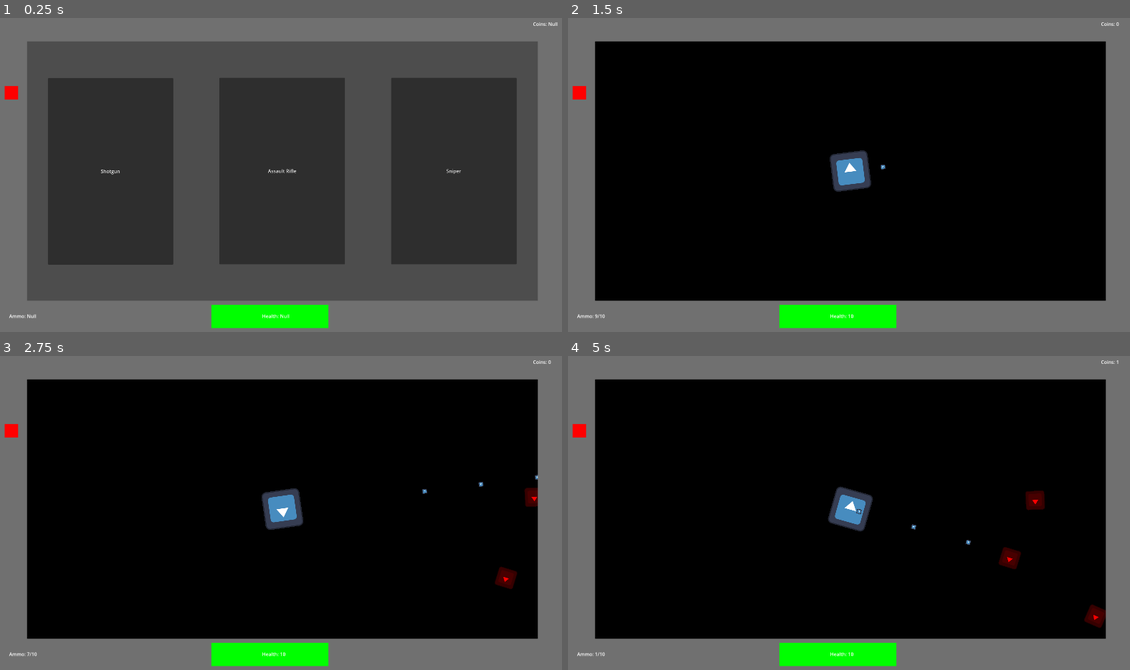
Above: before the commit, frames 1-4 (two rows, left to right).
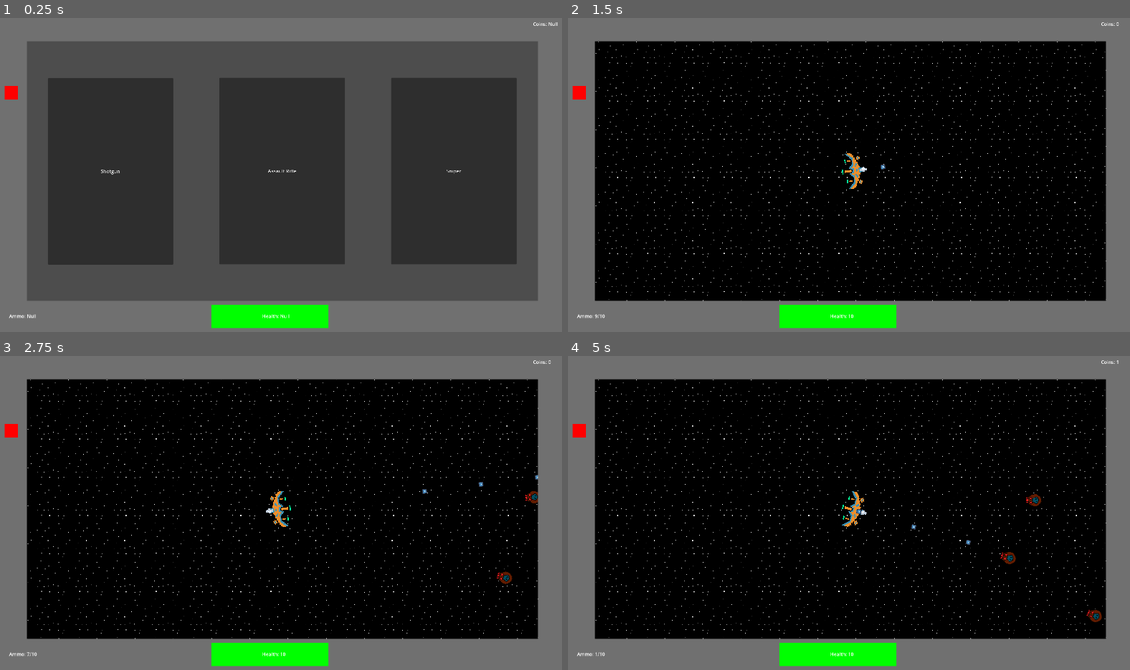
Above: after the commit, the same moments.

Repository: papaya19/One-Trick-Pony
Game: Godot game, scene res://Scenes/start.tscn
Same seed, same stepped clock (60 frames per second), same inputs: the game is played once before the commit and once after it. The engine's default icon, where the game draws it, is replaced by a stand-in: a white triangle on a blue panel in a dark square.
Inputs (mouse positions are in pixels of both pictures, inside the frame that each line leads up to):
- Up to frame 1 (0.25 s): no input
- Up to frame 2 (1.5 s): click "Shotgun" at 0.5 s; tap Enter at 1.25 s; move the mouse to (978, 156) at 1.27 s; press the mouse at (978, 156) at 1.28 s
- Up to frame 3 (2.75 s): move the mouse to (168, 525) at 2.02 s; release the mouse at (168, 525) at 2.03 s; click (168, 525) at 2.1 s
- Up to frame 4 (5 s): move the mouse to (905, 437) at 2.77 s; press the mouse at (905, 437) at 2.78 s; move the mouse to (820, 572) at 3.52 s; release the mouse at (820, 572) at 3.53 s; click (820, 572) at 3.6 s; move the mouse to (1023, 556) at 4.27 s; press the mouse at (1023, 556) at 4.28 s; right-click (1023, 556) at 4.9 s

The runs differ from the first frame. In frame 1, less than 0.1% of the frame differs, in the area x 1-98%, y 1-96%; in frame 2, 1.7%; in frame 3, 2.0%; in frame 4, 2.3%.

Commit message:
Added textures to some stuff

Diff:
--- a/Godot Project Files/Scenes/bullet.tscn
+++ b/Godot Project Files/Scenes/bullet.tscn
@@ -12,6 +12,7 @@
 shape = SubResource("CircleShape2D_oduel")
 
 [node name="Sprite2D" type="Sprite2D" parent="." unique_id=1036841548]
+rotation = 1.5707964
 scale = Vector2(0.125, 0.125)
 texture = ExtResource("1_xjght")
 
--- a/Godot Project Files/Scenes/coin.tscn
+++ b/Godot Project Files/Scenes/coin.tscn
@@ -1,7 +1,7 @@
 [gd_scene format=3 uid="uid://d2kukq6a11gar"]
 
 [ext_resource type="Script" uid="uid://0q6m4lpfbpch" path="res://Scripts/coin.gd" id="1_jgi06"]
-[ext_resource type="Texture2D" uid="uid://ddsykhmac75t6" path="res://icon.svg" id="2_g537i"]
+[ext_resource type="Texture2D" uid="uid://b35kvq7dmsrmy" path="res://Assets/coin.png" id="2_jgi06"]
 
 [sub_resource type="CircleShape2D" id="CircleShape2D_h2p6v"]
 radius = 15.033297
@@ -10,8 +10,9 @@
 script = ExtResource("1_jgi06")
 
 [node name="Sprite2D" type="Sprite2D" parent="." unique_id=1716805942]
+rotation = 1.5707964
 scale = Vector2(0.25, 0.25)
-texture = ExtResource("2_g537i")
+texture = ExtResource("2_jgi06")
 
 [node name="CollisionShape2D" type="CollisionShape2D" parent="." unique_id=289891078]
 shape = SubResource("CircleShape2D_h2p6v")
--- a/Godot Project Files/Scenes/enemy.tscn
+++ b/Godot Project Files/Scenes/enemy.tscn
@@ -1,7 +1,7 @@
 [gd_scene format=3 uid="uid://b87nx6gflt34t"]
 
 [ext_resource type="Script" uid="uid://duvujgwigy7cm" path="res://Scripts/enemy.gd" id="1_1f0kj"]
-[ext_resource type="Texture2D" uid="uid://ddsykhmac75t6" path="res://icon.svg" id="1_hghv2"]
+[ext_resource type="Texture2D" uid="uid://dy6jyec2oqbfo" path="res://Assets/Basic.png" id="2_1f0kj"]
 
 [sub_resource type="CircleShape2D" id="CircleShape2D_1f0kj"]
 radius = 30.265491
@@ -10,9 +10,9 @@
 script = ExtResource("1_1f0kj")
 
 [node name="Sprite2D" type="Sprite2D" parent="." unique_id=1211754099]
-self_modulate = Color(1, 0, 0, 1)
-scale = Vector2(0.5, 0.5)
-texture = ExtResource("1_hghv2")
+rotation = 1.5707964
+scale = Vector2(2, 2)
+texture = ExtResource("2_1f0kj")
 
 [node name="Area2D" type="Area2D" parent="." unique_id=1471195255 groups=["enemy"]]
 
--- a/Godot Project Files/Scenes/level.tscn
+++ b/Godot Project Files/Scenes/level.tscn
@@ -3,21 +3,18 @@
 [ext_resource type="PackedScene" uid="uid://dwfpcfxio54y4" path="res://Scenes/gun.tscn" id="1_k5f4k"]
 [ext_resource type="PackedScene" uid="uid://dhi5lmgj3uvww" path="res://Scenes/player.tscn" id="1_tumq0"]
 [ext_resource type="PackedScene" uid="uid://8aq3xri8qeeh" path="res://Scenes/enemy_spawner.tscn" id="4_81xng"]
+[ext_resource type="Texture2D" uid="uid://cqo57pn2skw40" path="res://Assets/Stars.png" id="4_wqkje"]
 
 [sub_resource type="RectangleShape2D" id="RectangleShape2D_6phgx"]
 size = Vector2(100, 100)
 
 [node name="Level" type="Node2D" unique_id=1152983213]
 
-[node name="ColorRect" type="ColorRect" parent="." unique_id=1857651222]
-anchors_preset = 15
-anchor_right = 1.0
-anchor_bottom = 1.0
+[node name="TextureRect" type="TextureRect" parent="." unique_id=15917347]
 offset_right = 1920.0
 offset_bottom = 1080.0
-grow_horizontal = 2
-grow_vertical = 2
-color = Color(0, 0, 0, 1)
+texture = ExtResource("4_wqkje")
+stretch_mode = 1
 
 [node name="Gun" parent="." unique_id=961834057 instance=ExtResource("1_k5f4k")]
 position = Vector2(960, 540)
@@ -28,7 +25,9 @@
 [node name="Enemy Spawner" parent="." unique_id=1916731149 instance=ExtResource("4_81xng")]
 
 [node name="Coin Collector" type="Area2D" parent="." unique_id=1986036522 groups=["coin_collector"]]
+position = Vector2(1920, 0)
 
 [node name="CollisionShape2D" type="CollisionShape2D" parent="Coin Collector" unique_id=2062352886]
-position = Vector2(1920, 0)
 shape = SubResource("RectangleShape2D_6phgx")
+
+[node name="AudioStreamPlayer" type="AudioStreamPlayer" parent="." unique_id=1428046344]
--- a/Godot Project Files/Scenes/player.tscn
+++ b/Godot Project Files/Scenes/player.tscn
@@ -1,7 +1,7 @@
 [gd_scene format=3 uid="uid://dhi5lmgj3uvww"]
 
 [ext_resource type="Script" uid="uid://dh4xohpt6wg5b" path="res://Scripts/player.gd" id="1_cvnsp"]
-[ext_resource type="Texture2D" uid="uid://ddsykhmac75t6" path="res://icon.svg" id="2_6t5aa"]
+[ext_resource type="Texture2D" uid="uid://d1gnsaex02ltn" path="res://Assets/AR.png" id="2_cvnsp"]
 
 [sub_resource type="CircleShape2D" id="CircleShape2D_vgqql"]
 radius = 63.126858
@@ -10,7 +10,9 @@
 script = ExtResource("1_cvnsp")
 
 [node name="Sprite2D" type="Sprite2D" parent="." unique_id=892038566]
-texture = ExtResource("2_6t5aa")
+rotation = 1.5707964
+scale = Vector2(4, 4)
+texture = ExtResource("2_cvnsp")
 
 [node name="Area2D" type="Area2D" parent="." unique_id=1550033373 groups=["player"]]
 
--- a/Godot Project Files/Scripts/coin.gd
+++ b/Godot Project Files/Scripts/coin.gd
@@ -3,8 +3,9 @@
 var speed = 600 #we should make this tween, it would work well
 
 func _process(delta: float) -> void:
-	var direction = global_position.direction_to(Vector2(1920,0))
+	var direction = global_position.direction_to(get_node("/root/Level/Coin Collector").global_position)
 	position += direction * speed * delta
+	look_at(get_node("/root/Level/Coin Collector").global_position)
 
 
 func _on_area_entered(body) -> void:
--- a/Godot Project Files/Scripts/enemy.gd
+++ b/Godot Project Files/Scripts/enemy.gd
@@ -6,7 +6,7 @@
 func _process(delta: float) -> void:
 	var direction = global_position.direction_to(Vector2(960,540))
 	position += direction * speed * delta
-	look_at(get_node("../../Player").global_position)
+	look_at(get_node("/root/Level/Player").global_position)
 
 
 func _on_area_2d_area_entered(body) -> void:
@@ -21,4 +21,4 @@
 func spawn_coin():
 	var coin_instance = coin.instantiate()
 	coin_instance.global_position = global_position
-	get_parent().add_child.call_deferred(coin_instance)# this does mean that coin instances
+	get_tree().root.add_child.call_deferred(coin_instance)# this does mean that coin instances
--- a/Godot Project Files/Scripts/gun.gd
+++ b/Godot Project Files/Scripts/gun.gd
@@ -24,7 +24,6 @@
 		if Global.bullet_count != 0:
 			can_shoot = true
 
-
 func shoot():
 	var bullet_instance = bullet.instantiate()
 	get_tree().root.add_child(bullet_instance)
--- a/Godot Project Files/Scripts/start.gd
+++ b/Godot Project Files/Scripts/start.gd
@@ -4,16 +4,13 @@
 func _on_shotgun_pressed() -> void:
 	get_node("/root/Global/GUI/HUD").process_mode = Node.PROCESS_MODE_ALWAYS
 	get_tree().change_scene_to_file("res://Scenes/level.tscn")
-	print("shotyy")
 
 
 func _on_assult_riffle_pressed() -> void:
 	get_node("/root/Global/GUI/HUD").process_mode = Node.PROCESS_MODE_ALWAYS
 	get_tree().change_scene_to_file("res://Scenes/level.tscn")
-	print("arrrrr")
 
 
 func _on_sniper_pressed() -> void:
 	get_node("/root/Global/GUI/HUD").process_mode = Node.PROCESS_MODE_ALWAYS
 	get_tree().change_scene_to_file("res://Scenes/level.tscn")
-	print("360 no scope")
--- a/Godot Project Files/project.godot
+++ b/Godot Project Files/project.godot
@@ -24,6 +24,7 @@
 window/size/viewport_width=1920
 window/size/viewport_height=1080
 window/stretch/mode="viewport"
+mouse_cursor/custom_image="uid://b68gtr4mjv2om"
 
 [global_group]
 
@@ -52,4 +53,5 @@
 
 [rendering]
 
+textures/canvas_textures/default_texture_filter=0
 rendering_device/driver.windows="d3d12"
Not shown, changed: Isaacs_files/README.md
Not shown, changed: Isaacs_files/readme.md
